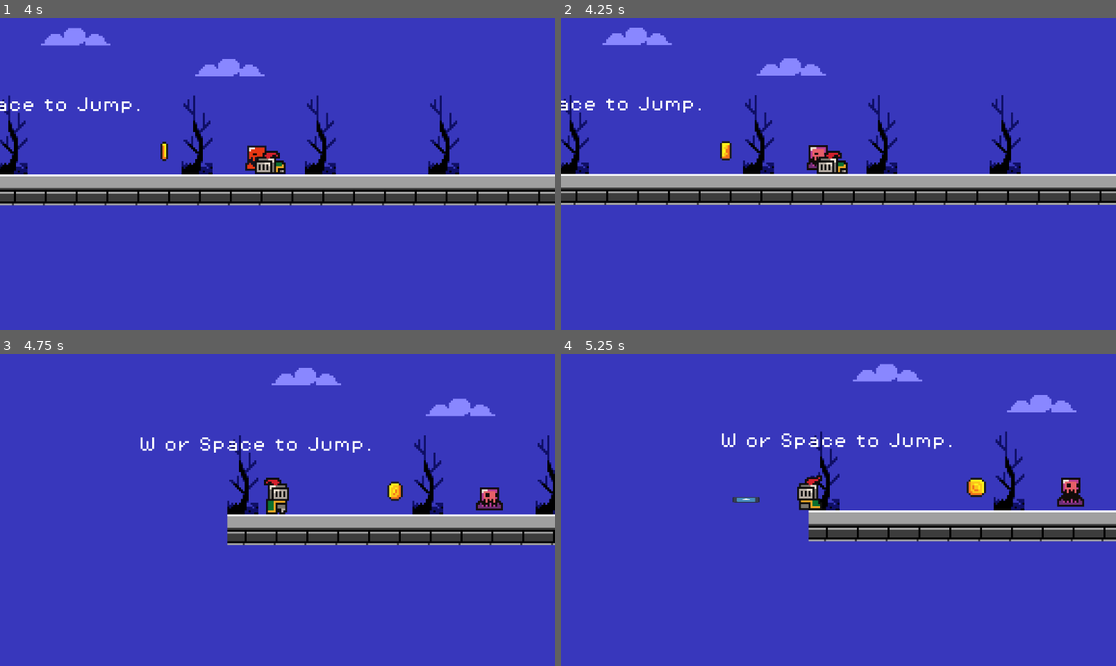
Above: before the commit, frames 1-4 (two rows, left to right).
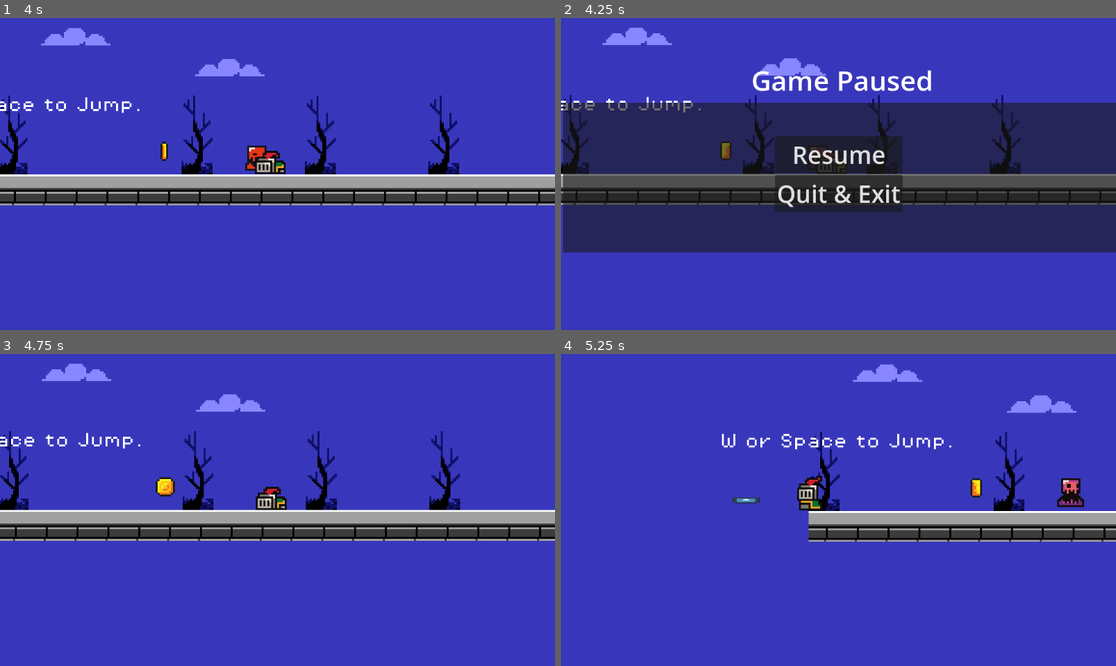
Above: after the commit, the same moments.

Repository: TrevorJac14/Crypt-crawlers
Game: Godot game, scene res://Scenes/game.tscn
The game is run twice, just before and just after one commit, with the same random seed, the same clock (stepped at 60 frames per second) and the same inputs. The engine's default icon, where the game draws it, is replaced by a stand-in: a white triangle on a blue panel in a dark square.
Inputs (mouse positions are in pixels of both pictures, inside the frame that each line leads up to):
- Up to frame 1 (4 s): move the mouse to (399, 158) at 0.52 s; hold D (move_right) 0.53-2.03 s; click (399, 158) at 0.6 s; tap Space (jump) at 0.77, 1.52, 3.02, 3.77 s; move the mouse to (166, 189) at 1.27 s; tap F (throw) at 1.35, 2.85 s; move the mouse to (333, 105) at 2.02 s; hold A (move_left) 2.03-2.78 s; click (333, 105) at 2.1 s; move the mouse to (249, 236) at 2.77 s; hold D (move_right) from 2.78 s (still down); move the mouse to (444, 220) at 3.52 s; click (444, 220) at 3.6 s
- Up to frame 2 (4.25 s): keep holding D (move_right); tap P (Pause, bound only after the commit) at 4.15 s
- Up to frame 3 (4.75 s): release D (move_right) at 4.25 s; click (277, 491) at 4.25 s, where only the run after the commit has a clickable "Resume"
- Up to frame 4 (5.25 s): move the mouse to (672, 463) at 5.02 s; hold A (move_left) from 5.03 s (still down); tap F (throw) at 5.1 s

Frame 1 is identical in both runs. In frame 2, 44% of the frame differs, in the area x 0-100%, y 16-76%; in frame 3, 15%; in frame 4, 2.0%.

Commit message:
added simple pause menu

Diff:
--- a/Scenes/game.tscn
+++ b/Scenes/game.tscn
@@ -9,6 +9,7 @@
 [ext_resource type="PackedScene" uid="uid://b1l1bkv011bcq" path="res://Scenes/slime.tscn" id="6_pp1o2"]
 [ext_resource type="FontFile" uid="uid://5kxxqvv4dvuc" path="res://brackeys_platformer_assets/fonts/PixelOperator8.ttf" id="9_iqgfo"]
 [ext_resource type="PackedScene" uid="uid://c1tduwp567wof" path="res://Scenes/pslime.tscn" id="10_0a6oy"]
+[ext_resource type="PackedScene" uid="uid://cupyd8ip2tlls" path="res://Scenes/pause_menu.tscn" id="11_dm75o"]
 [ext_resource type="PackedScene" uid="uid://cw4gdphqp84nf" path="res://Scenes/skeleton.tscn" id="11_rrv4q"]
 
 [sub_resource type="TileSetAtlasSource" id="TileSetAtlasSource_1wid5"]
@@ -519,3 +520,5 @@
 
 [node name="Skeleton" parent="." instance=ExtResource("11_rrv4q")]
 position = Vector2(713, -17)
+
+[node name="PauseMenu" parent="." instance=ExtResource("11_dm75o")]
--- /dev/null
+++ b/Scenes/pause_menu.tscn
@@ -0,0 +1,57 @@
+[gd_scene load_steps=2 format=3 uid="uid://cupyd8ip2tlls"]
+
+[ext_resource type="Script" path="res://Scripts/pause_menu.gd" id="1_e2usd"]
+
+[node name="PauseMenu" type="CanvasLayer"]
+process_mode = 3
+script = ExtResource("1_e2usd")
+metadata/_edit_group_ = true
+
+[node name="PauseMenuPanel" type="Panel" parent="."]
+offset_left = 4.0
+offset_top = 176.0
+offset_right = 1156.0
+offset_bottom = 487.0
+
+[node name="Label" type="Label" parent="."]
+offset_left = 379.0
+offset_top = 78.0
+offset_right = 789.0
+offset_bottom = 180.0
+theme_override_font_sizes/font_size = 57
+text = "Game Paused"
+horizontal_alignment = 1
+vertical_alignment = 1
+
+[node name="Control" type="Control" parent="."]
+layout_mode = 3
+anchors_preset = 0
+offset_right = 40.0
+offset_bottom = 40.0
+
+[node name="VBoxContainer" type="VBoxContainer" parent="."]
+anchors_preset = 8
+anchor_left = 0.5
+anchor_top = 0.5
+anchor_right = 0.5
+anchor_bottom = 0.5
+offset_left = -132.5
+offset_top = -79.0
+offset_right = 132.5
+offset_bottom = 79.0
+grow_horizontal = 2
+grow_vertical = 2
+alignment = 1
+
+[node name="ResumeButton" type="Button" parent="VBoxContainer"]
+layout_mode = 2
+theme_override_font_sizes/font_size = 50
+text = "Resume"
+
+[node name="QuitButton" type="Button" parent="VBoxContainer"]
+layout_mode = 2
+theme_override_font_sizes/font_size = 50
+text = "Quit & Exit"
+
+[connection signal="pressed" from="VBoxContainer/ResumeButton" to="." method="_on_resume_button_pressed"]
+[connection signal="pressed" from="VBoxContainer/QuitButton" to="." method="_on_quit_button_pressed"]
--- /dev/null
+++ b/Scripts/pause_menu.gd
@@ -0,0 +1,32 @@
+extends CanvasLayer
+
+@onready var pause_menu = $Control  # Reference to the UI
+var is_paused: bool = false  # Tracks if the game is paused
+
+func _ready():
+	self.hide()
+
+func _input(event):
+	if event.is_action_pressed("Pause"):  # Press P
+		toggle_pause()
+
+func toggle_pause():
+	if is_paused:
+		is_paused = false
+		self.hide()
+		get_tree().paused = false  # Pause/unpause game logic
+	else:
+		is_paused = true
+		self.show()
+		get_tree().paused = true  # Pause/unpause game logic
+
+
+	#pause_menu.visible = is_paused  # Show/hide pause menu
+
+
+func _on_resume_button_pressed():
+	toggle_pause()  # Resume game when the button is clicked
+
+
+func _on_quit_button_pressed():
+	get_tree().quit()  # Exit game
--- a/project.godot
+++ b/project.godot
@@ -78,6 +78,11 @@
 "events": [Object(InputEventKey,"resource_local_to_scene":false,"resource_name":"","device":-1,"window_id":0,"alt_press …(192 unchanged characters)…
 ]
 }
+Pause={
+"deadzone": 0.5,
+"events": [Object(InputEventKey,"resource_local_to_scene":false,"resource_name":"","device":-1,"window_id":0,"alt_pressed":false,"shift_pressed":false,"ctrl_pressed":false,"meta_pressed":false,"pressed":false,"keycode":0,"physical_keycode":80,"key_label":0,"unicode":112,"location":0,"echo":false,"script":null)
+]
+}
 
 [rendering]
 
Not shown: 1 places in Scenes/game.tscn that only renumber resources
